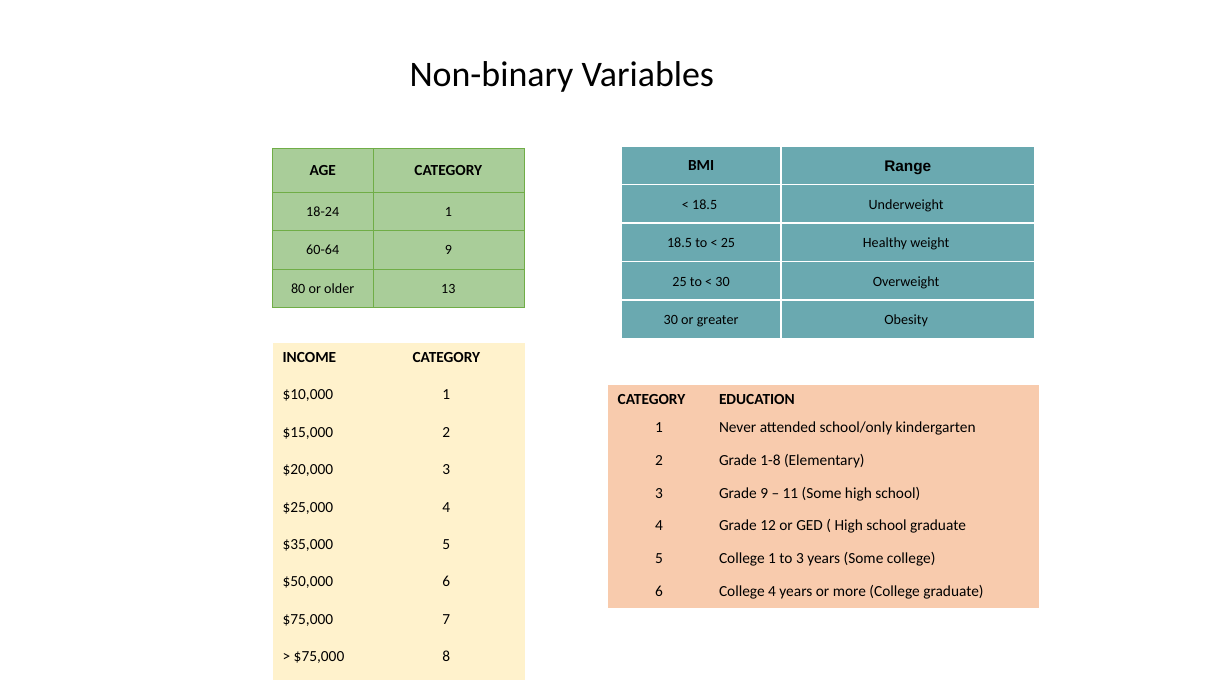
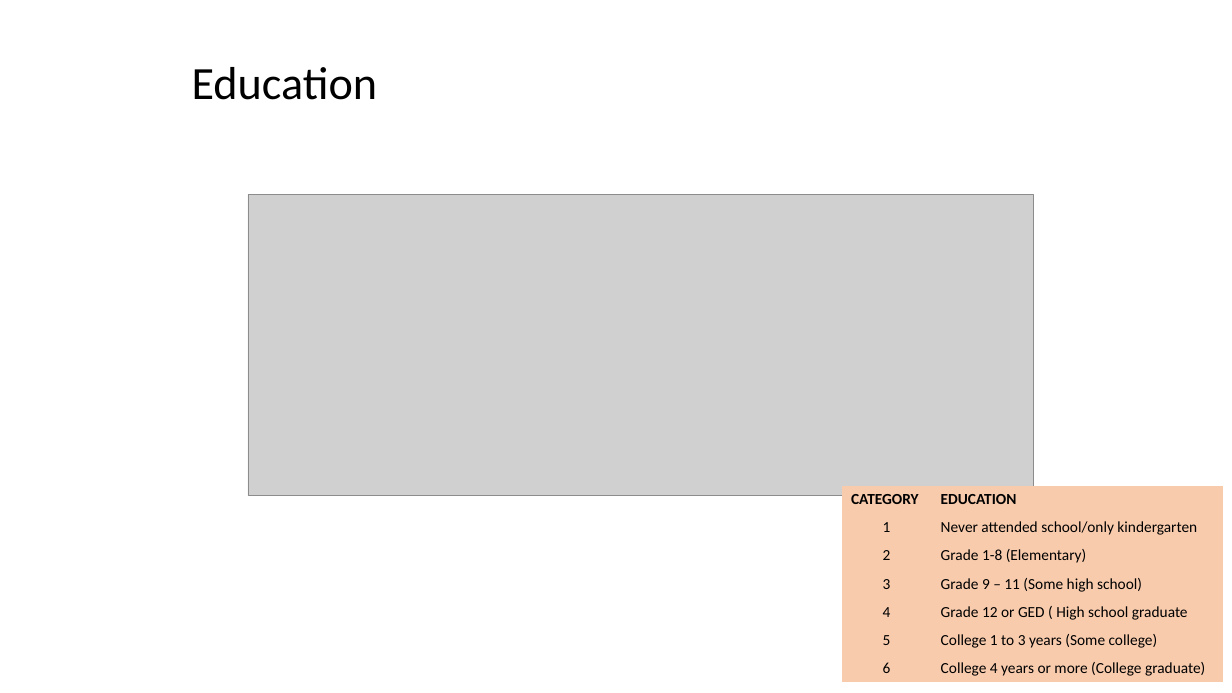
Before and after one commit to Isabel-gt/Final_Project, a slide deck: slide 14 of Diabetes_Predictions.pptx (slide 6 before the commit). Drawn at 1232x693 pixels with LibreOffice and Linux fonts; fonts in the diff are those of the drawing; grey boxes stand for pictures; background and template pictures are left out. Boxes give left, top, right and bottom in pixels: in the first picture for what was removed or moved away, otherwise in the second. Text is boxed around its words. In the diff, an @@ line names an element or a change of style, - is before the commit and + after.

```diff
--- a/Diabetes_Predictions.pptx
+++ b/Diabetes_Predictions.pptx
@@ title added at <box>192,67,378,100</box>, 36 pt, text #000000 @@
+Education
@@ title removed at <box>410,61,714,92</box> @@
-Non-binary Variables
@@ table removed at <box>273,149,524,308</box>, 4 rows, 2 columns @@
-AGE | CATEGORY
-18-24 | 1
-60-64 | 9
-80 or older | 13
@@ table removed at <box>621,146,1034,338</box>, 5 rows, 2 columns @@
-BMI | Range
-< 18.5 | Underweight
-18.5 to < 25 | Healthy weight
-25 to < 30 | Overweight
-30 or greater | Obesity
@@ picture added at <box>248,195,1033,496</box> @@
@@ table removed at <box>274,343,525,680</box>, 9 rows, 2 columns @@
-INCOME | CATEGORY
-$10,000 | 1
-$15,000 | 2
-$20,000 | 3
-$25,000 | 4
-$35,000 | 5
-$50,000 | 6
-$75,000 | 7
-> $75,000 | 8
@@ table: place and size @@
-table at <box>608,385,1040,608</box>
+table at <box>842,486,1224,680</box>
```
Also in this commit, not shown: 10 other slides changed, 8 slides added, 4 slides removed.
